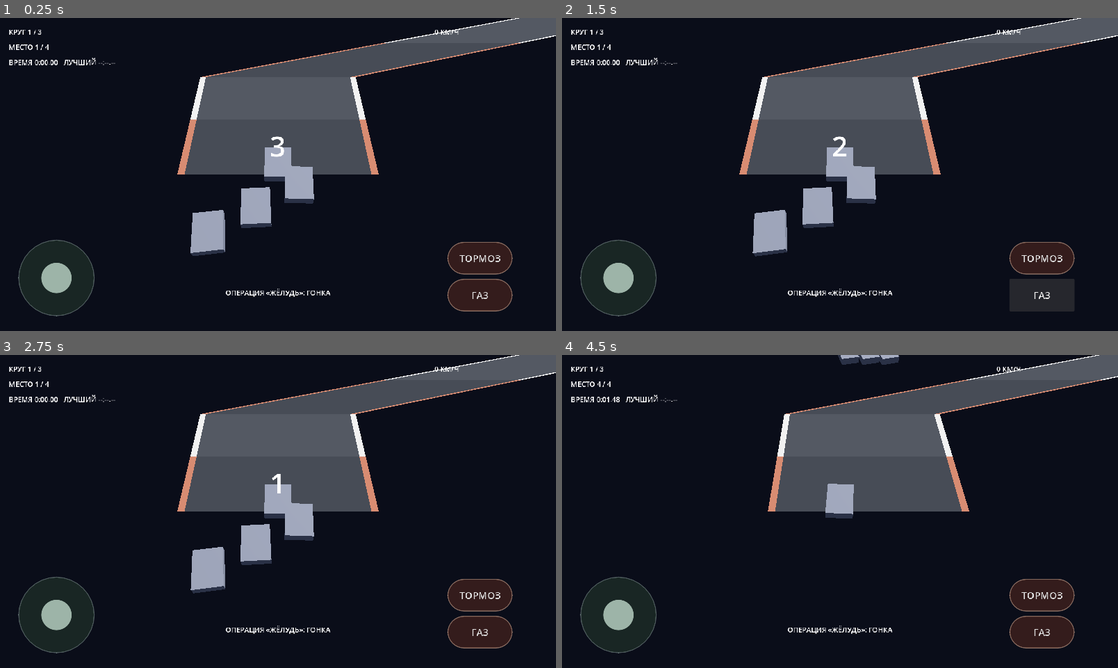
Above: before the commit, frames 1-4 (two rows, left to right).
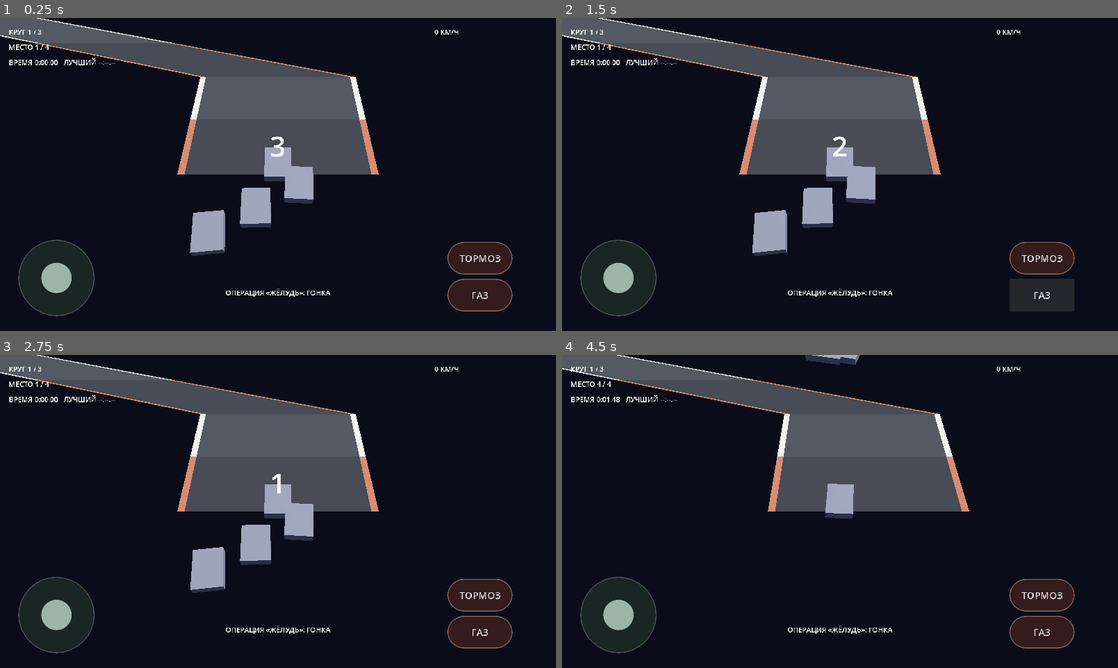
Above: after the commit, the same moments.

Repository: masterofmagic234/Arkon
Game: Godot game, scene res://scenes/level2.tscn
The game is run twice, just before and just after one commit, with the same random seed, the same clock (stepped at 60 frames per second) and the same inputs. This scene is started directly instead of the project's main scene.
Inputs (mouse positions are in pixels of both pictures, inside the frame that each line leads up to):
- Up to frame 1 (0.25 s): no input
- Up to frame 2 (1.5 s): click "ТОРМОЗ" at 0.5 s; click "ГАЗ" at 1.25 s
- Up to frame 3 (2.75 s): tap Enter at 2 s; move the mouse to (400, 495) at 2.02 s; hold D (race_right) from 2.03 s (still down); click (400, 495) at 2.17 s
- Up to frame 4 (4.5 s): release D (race_right) at 2.75 s; tap Space at 2.75 s; drag from (728, 527) to (812, 574) at 2.77 s; move the mouse to (895, 442) at 3.52 s; hold D (race_right) 3.53-4.25 s; drag from (812, 574) to (673, 464) at 4.27 s

The runs differ from the first frame. In frame 1, 7.5% of the frame differs, in the area x 0-100%, y 0-76%; in frame 2, 7.5%; in frame 3, 7.5%; in frame 4, 7.8%, in the area x 0-100%, y 0-19%.

Commit message:
Level 2: balance track curvature into a closed loop

Diff:
--- a/scripts/race_level_data.gd
+++ b/scripts/race_level_data.gd
@@ -9,36 +9,15 @@
 enum Seg { STRAIGHT, CURVE_L, CURVE_R, HAIRPIN_L, HAIRPIN_R, CHICANE }
 
 const TRACK_PATTERN := [
-    # Стартовая прямая
     Seg.STRAIGHT, Seg.STRAIGHT, Seg.STRAIGHT, Seg.STRAIGHT, Seg.STRAIGHT,
-    # Плавный левый
+    Seg.CURVE_R, Seg.CURVE_R, Seg.CURVE_R, Seg.CURVE_R, Seg.CURVE_R,
+    Seg.STRAIGHT, Seg.STRAIGHT, Seg.STRAIGHT, Seg.STRAIGHT, Seg.STRAIGHT,
+    Seg.HAIRPIN_R, Seg.HAIRPIN_R, Seg.HAIRPIN_R,
+    Seg.STRAIGHT, Seg.STRAIGHT, Seg.STRAIGHT, Seg.STRAIGHT, Seg.STRAIGHT,
     Seg.CURVE_L, Seg.CURVE_L, Seg.CURVE_L, Seg.CURVE_L, Seg.CURVE_L,
-    # Короткая прямая
-    Seg.STRAIGHT, Seg.STRAIGHT,
-    # Правый с шпилькой
-    Seg.CURVE_R, Seg.CURVE_R, Seg.CURVE_R, Seg.HAIRPIN_R, Seg.HAIRPIN_R,
-    # Прямая с шиканой
-    Seg.STRAIGHT, Seg.STRAIGHT, Seg.CHICANE, Seg.CHICANE, Seg.CHICANE,
-    Seg.STRAIGHT, Seg.STRAIGHT,
-    # Длинный левый
-    Seg.CURVE_L, Seg.CURVE_L, Seg.CURVE_L, Seg.CURVE_L, Seg.CURVE_L,
-    Seg.CURVE_L, Seg.CURVE_L,
-    # Прямая
-    Seg.STRAIGHT, Seg.STRAIGHT, Seg.STRAIGHT,
-    # Правый
-    Seg.CURVE_R, Seg.CURVE_R, Seg.CURVE_R,
-    # Шпилька левая
-    Seg.HAIRPIN_L, Seg.HAIRPIN_L,
-    # Прямая
-    Seg.STRAIGHT, Seg.STRAIGHT,
-    # Шикана
-    Seg.CHICANE, Seg.CHICANE,
-    # Корректирующая секция перед финишем — замыкает накопленное смещение трассы
-    Seg.CHICANE, Seg.CHICANE, Seg.CHICANE,
-    Seg.STRAIGHT, Seg.STRAIGHT, Seg.STRAIGHT,
-    # Финишная прямая
     Seg.STRAIGHT, Seg.STRAIGHT, Seg.STRAIGHT, Seg.STRAIGHT, Seg.STRAIGHT,
-    Seg.STRAIGHT, Seg.STRAIGHT, Seg.STRAIGHT, Seg.STRAIGHT,
+    Seg.HAIRPIN_L, Seg.HAIRPIN_L, Seg.HAIRPIN_L,
+    Seg.STRAIGHT, Seg.STRAIGHT, Seg.STRAIGHT, Seg.STRAIGHT, Seg.STRAIGHT
 ]
 
 const TOTAL_LAPS := 3
